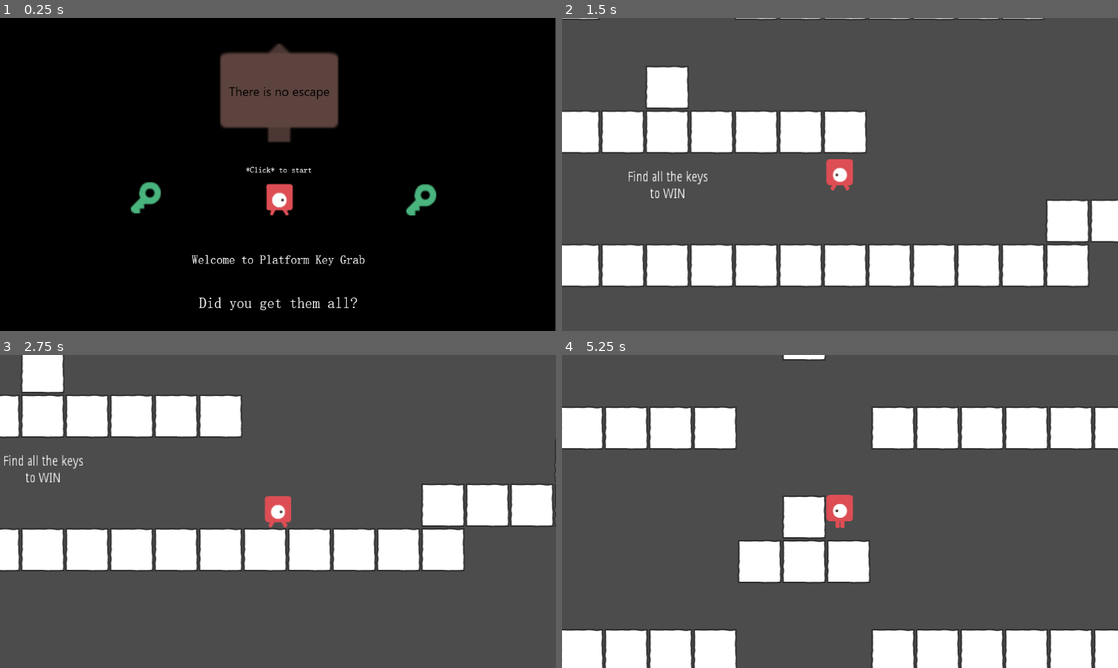
Above: before the commit, frames 1-4 (two rows, left to right).
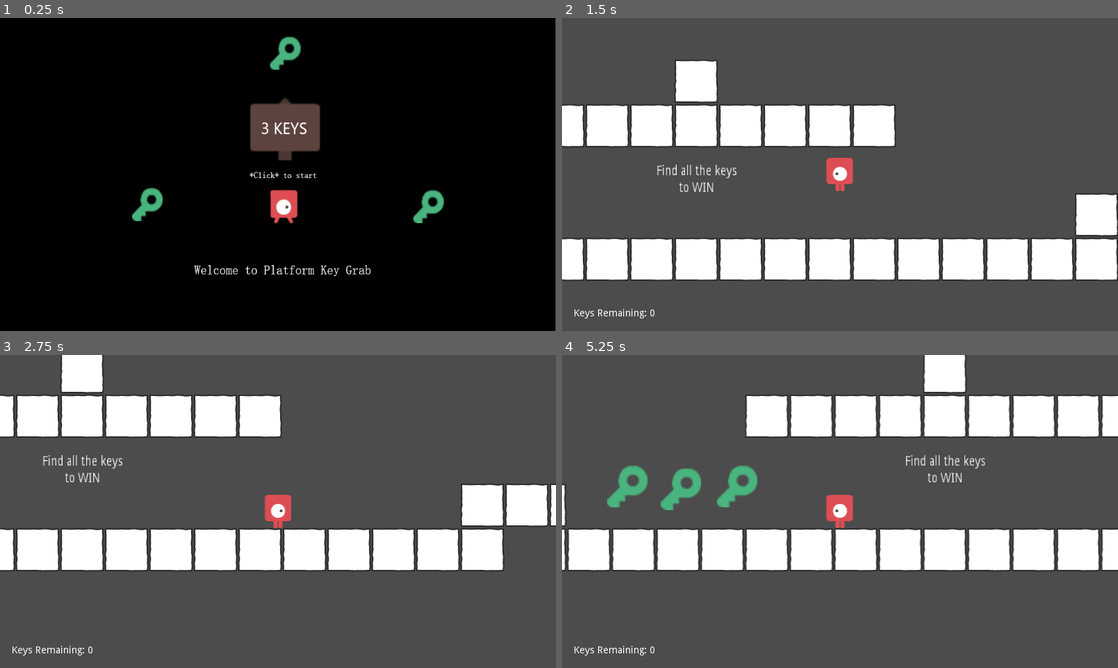
Above: after the commit, the same moments.

Repository: afoster1234/P2-PlatformPegSmash
Game: Godot game, scene res://src/MainUI.tscn
Same seed, same stepped clock (60 frames per second), same inputs: the game is played once before the commit and once after it.
Inputs (mouse positions are in pixels of both pictures, inside the frame that each line leads up to):
- Up to frame 1 (0.25 s): no input
- Up to frame 2 (1.5 s): tap Enter at 0.5 s; move the mouse to (962, 158) at 0.52 s; hold D (move_right) 0.53-1.28 s; tap Space (jump) at 0.6, 0.77, 1.07, 1.35 s; click (962, 158) at 0.67 s; move the mouse to (728, 190) at 1.27 s; hold A (move_left) from 1.28 s (still down); click (728, 190) at 1.42 s
- Up to frame 3 (2.75 s): tap Space (jump) at 1.52, 1.82, 2.1 s; move the mouse to (333, 442) at 2.02 s; release A (move_left) at 2.03 s; hold D (move_right) from 2.03 s (still down); click (333, 442) at 2.17 s
- Up to frame 4 (5.25 s): move the mouse to (812, 574) at 2.77 s; tap Space (jump) at 2.85, 3.02, 3.32, 3.6, 3.77, 4.07, 4.35, 4.52, 4.82, 5.1 s; click (812, 574) at 2.92 s; move the mouse to (1006, 558) at 3.52 s; release D (move_right) at 3.53 s; hold A (move_left) from 3.53 s (still down); click (1006, 558) at 3.67 s; move the mouse to (673, 464) at 4.27 s; click (673, 464) at 4.42 s; move the mouse to (867, 511) at 5.02 s; click (867, 511) at 5.17 s

The runs differ from the first frame. In frame 1, 7.8% of the frame differs, in the area x 23-80%, y 6-94%; in frame 2, 15%; in frame 3, 10%; in frame 4, 36%, in the area x 0-100%, y 0-100%.

Commit message:
More Iteration 2 changes made

Diff:
--- a/project/project.godot
+++ b/project/project.godot
@@ -27,6 +27,7 @@
 
 window/size/width=1600
 window/size/height=900
+mouse_cursor/custom_image="res://assets/PNG/ui_hand.png"
 window/stretch/mode="2d"
 
 [input]
--- /dev/null
+++ b/project/src/EndGame.gd
@@ -0,0 +1,4 @@
+extends Control
+
+func _on_Button_pressed():
+	var _scene = get_tree().change_scene("res://src/MainUI.tscn")
--- /dev/null
+++ b/project/src/EndGame.tscn
@@ -0,0 +1,36 @@
+[gd_scene load_steps=3 format=2]
+
+[ext_resource path="res://src/EndGame.gd" type="Script" id=1]
+[ext_resource path="res://assets/PNG/titleEnd.png" type="Texture" id=2]
+
+[node name="EndGame" type="Control"]
+anchor_right = 1.0
+anchor_bottom = 1.0
+script = ExtResource( 1 )
+__meta__ = {
+"_edit_use_anchors_": false
+}
+
+[node name="ColorRect" type="ColorRect" parent="."]
+margin_right = 1600.0
+margin_bottom = 900.0
+color = Color( 0, 0, 0, 1 )
+__meta__ = {
+"_edit_use_anchors_": false
+}
+
+[node name="Button" type="Button" parent="."]
+margin_left = 670.11
+margin_top = 737.689
+margin_right = 761.11
+margin_bottom = 766.689
+rect_scale = Vector2( 3.13963, 3.36221 )
+text = "RESTART"
+__meta__ = {
+"_edit_use_anchors_": false
+}
+
+[node name="titleEnd" type="Sprite" parent="."]
+position = Vector2( 814.259, 413.031 )
+texture = ExtResource( 2 )
+[connection signal="pressed" from="Button" to="." method="_on_Button_pressed"]
--- a/project/src/Key.tscn
+++ b/project/src/Key.tscn
@@ -1,7 +1,8 @@
-[gd_scene load_steps=4 format=2]
+[gd_scene load_steps=5 format=2]
 
 [ext_resource path="res://assets/PNG/keyGreen.png" type="Texture" id=1]
 [ext_resource path="res://src/Key.gd" type="Script" id=2]
+[ext_resource path="res://assets/Audio/keyGrab.wav" type="AudioStream" id=3]
 
 [sub_resource type="RectangleShape2D" id=1]
 extents = Vector2( 31.1817, 30.1362 )
@@ -15,5 +16,8 @@
 [node name="Sprite" type="Sprite" parent="."]
 scale = Vector2( 2, 2 )
 texture = ExtResource( 1 )
+
+[node name="KeyGrab" type="AudioStreamPlayer" parent="."]
+stream = ExtResource( 3 )
 [connection signal="body_entered" from="." to="." method="_on_Key_body_entered"]
 [connection signal="mouse_entered" from="." to="." method="_on_Key_mouse_entered"]
--- a/project/src/MainUI.tscn
+++ b/project/src/MainUI.tscn
@@ -11,7 +11,7 @@
 "_edit_use_anchors_": false
 }
 
-[node name="ColorRect" type="ColorRect" parent="."]
+[node name="Background" type="ColorRect" parent="."]
 margin_left = -2.24487
 margin_right = 1597.76
 margin_bottom = 900.0
@@ -21,6 +21,6 @@
 }
 
 [node name="titlePicture" type="Sprite" parent="."]
-position = Vector2( 810, 434.171 )
-scale = Vector2( 1.48382, 1.49755 )
+position = Vector2( 822.614, 449.307 )
+scale = Vector2( 1.51523, 1.58104 )
 texture = ExtResource( 2 )
--- a/project/src/Player.gd
+++ b/project/src/Player.gd
@@ -1,8 +1,8 @@
 extends KinematicBody2D
 
-const GRAVITY := 2
-const JUMP := 1000
-const SPEED := 600
+const GRAVITY := 10
+const JUMP := 500
+const SPEED := 500
 
 onready var ground_ray := get_node("RayCast2D")
 
@@ -17,6 +17,7 @@
 	velocity.y += GRAVITY
 	if Input.is_action_just_pressed("jump") and ground_ray.is_colliding():
 		velocity.y -= JUMP
+		$Jump.play()
 	velocity = move_and_slide(velocity)
 	$AnimatedSprite.play()
 	if velocity.x != 0:
--- a/project/src/Player.tscn
+++ b/project/src/Player.tscn
@@ -7,6 +7,7 @@
 [ext_resource path="res://assets/PNG/playerRed_walk2opp.png" type="Texture" id=5]
 [ext_resource path="res://assets/PNG/playerRed_walk1opp.png" type="Texture" id=6]
 [ext_resource path="res://assets/PNG/playerRed_walk_opp3.png" type="Texture" id=7]
+[ext_resource path="res://assets/Audio/jump.wav" type="AudioStream" id=8]
 
 [sub_resource type="RectangleShape2D" id=1]
 extents = Vector2( 19.6109, 22.8694 )
@@ -33,7 +34,7 @@
 [node name="AnimatedSprite" type="AnimatedSprite" parent="."]
 frames = SubResource( 2 )
 animation = "walkright"
-frame = 1
+frame = 2
 playing = true
 
 [node name="Camera2D" type="Camera2D" parent="."]
@@ -43,3 +44,16 @@
 [node name="RayCast2D" type="RayCast2D" parent="."]
 enabled = true
 cast_to = Vector2( 0, 25 )
+
+[node name="Jump" type="AudioStreamPlayer2D" parent="."]
+stream = ExtResource( 8 )
+
+[node name="Label" type="Label" parent="."]
+margin_left = -383.448
+margin_top = 192.565
+margin_right = -266.448
+margin_bottom = 206.565
+text = "Keys Remaining: 0"
+__meta__ = {
+"_edit_use_anchors_": false
+}
--- a/project/src/World.gd
+++ b/project/src/World.gd
@@ -4,10 +4,13 @@
 
 func _process(delta):
 	if targets_remaining == 0:
-		var _ignored = get_tree().change_scene("res://src/MainUI.tscn")
+		var _ignored = get_tree().change_scene("res://src/EndGame.tscn")
+
 func _on_Key_obtained():
 	targets_remaining -= 1
+
 func _on_Key2_obtained():
 	targets_remaining -= 1
+
 func _on_Key3_obtained():
 	targets_remaining -= 1
--- a/project/src/World.tscn
+++ b/project/src/World.tscn
@@ -44,15 +44,6 @@
 [node name="Player" parent="." instance=ExtResource( 3 )]
 position = Vector2( 1753.58, 1565 )
 
-[node name="Key" parent="." instance=ExtResource( 4 )]
-position = Vector2( 1753.25, -221.8 )
-
-[node name="Key2" parent="." instance=ExtResource( 4 )]
-position = Vector2( 122.387, 545.242 )
-
-[node name="Key3" parent="." instance=ExtResource( 4 )]
-position = Vector2( 3414.62, 541.466 )
-
 [node name="KeysMessage" type="Label" parent="."]
 margin_left = 1698.17
 margin_top = 1494.89
@@ -67,10 +58,21 @@
 "_edit_use_anchors_": false
 }
 
-[node name="AudioStreamPlayer" type="AudioStreamPlayer" parent="."]
+[node name="BackgroundMusic" type="AudioStreamPlayer" parent="."]
 stream = ExtResource( 5 )
 volume_db = -20.0
 autoplay = true
+
+[node name="Key" parent="." instance=ExtResource( 4 )]
+position = Vector2( 1456.43, 1540.52 )
+
+[node name="Key2" parent="." instance=ExtResource( 4 )]
+position = Vector2( 1375.71, 1543.88 )
+
+[node name="Key3" parent="." instance=ExtResource( 4 )]
+position = Vector2( 1298.34, 1540.52 )
 [connection signal="obtained" from="Key" to="." method="_on_Key_obtained"]
+[connection signal="obtained" from="Key2" to="." method="_on_Key_obtained"]
 [connection signal="obtained" from="Key2" to="." method="_on_Key2_obtained"]
+[connection signal="obtained" from="Key3" to="." method="_on_Key_obtained"]
 [connection signal="obtained" from="Key3" to="." method="_on_Key3_obtained"]
Not shown, added: project/assets/Audio/jump.wav.import
Not shown, added: project/assets/Audio/keyGrab.wav.import
Binary file added: project/assets/PNG/titleEnd.png
Not shown, added: project/assets/PNG/titleEnd.png.import
Binary file changed: project/assets/PNG/titlePicture.png
Binary file added: project/assets/PNG/ui_hand.png
Not shown, added: project/assets/PNG/ui_hand.png.import
Not shown: 1 places in project/src/Player.tscn that only renumber resources
Not shown, changed: README.md
Not shown, removed: export_presets.cfg
Not shown, added: project/assets/Audio/jump.wav
Not shown, added: project/assets/Audio/keyGrab.wav
